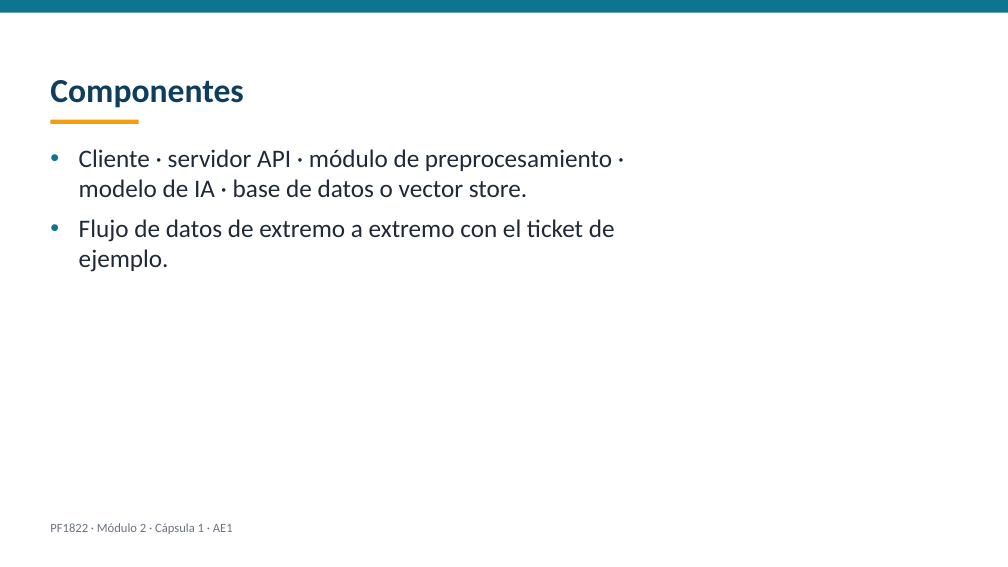
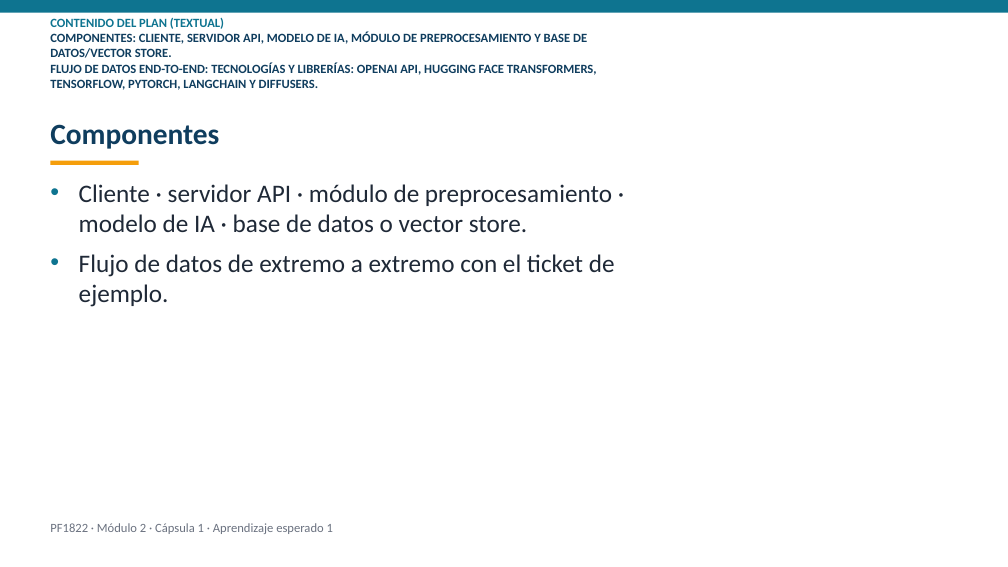
Before and after one commit to dojedacifuentes/naty.proyecto01, a slide deck: slide 8 of modulo-2/PF1822-desarrollo-con-ia/produccion/videos/AE1-capsula.pptx (slide 7 before the commit). Drawn at 1008x567 pixels with LibreOffice and Linux fonts; fonts in the diff are those of the drawing. Boxes give left, top, right and bottom in pixels: in the first picture for what was removed or moved away, otherwise in the second. Text is boxed around its words. In the diff, an @@ line names an element or a change of style, - is before the commit and + after.

Commit message:
checkpoint: 2026-09-25 videocapsulas textuales del plan para el revisor

```diff
--- a/modulo-2/PF1822-desarrollo-con-ia/produccion/videos/AE1-capsula.pptx
+++ b/modulo-2/PF1822-desarrollo-con-ia/produccion/videos/AE1-capsula.pptx
@@ text added at bbox=[50, 18, 597, 90], 12 pt, text #0F3D5E, bold @@
+CONTENIDO DEL PLAN (TEXTUAL)
+COMPONENTES: CLIENTE, SERVIDOR API, MODELO DE IA, MÓDULO DE PREPROCESAMIENTO Y BASE DE DATOS/VECTOR STORE.
+FLUJO DE DATOS END-TO-END: TECNOLOGÍAS Y LIBRERÍAS: OPENAI API, HUGGING FACE TRANSFORMERS, TENSORFLOW, PYTORCH, LANGCHAIN Y DIFFUSERS.
@@ text "Componentes": place and size @@
-text "Componentes" at bbox=[50, 80, 243, 108]
+text "Componentes" at bbox=[50, 124, 219, 149]
@@ text "Componentes" at bbox=[50, 124, 219, 149]: size 32 to 28 pt @@
@@ text "Cliente · servidor API · ...": place and size @@
-text "Cliente · servidor API · ..." at bbox=[79, 149, 615, 272]
+text "Cliente · servidor API · ..." at bbox=[79, 184, 615, 307]
@@ rectangle: place and size @@
-rectangle at bbox=[51, 119, 139, 124]
+rectangle at bbox=[51, 160, 139, 165]
@@ text at bbox=[50, 523, 333, 534]: text changed @@
-PF1822 · Módulo 2 · Cápsula 1 · AE1
+PF1822 · Módulo 2 · Cápsula 1 · Aprendizaje esperado 1
```
Also in this commit, not shown: 9 other slides changed, 1 slide added, 37 other files.
